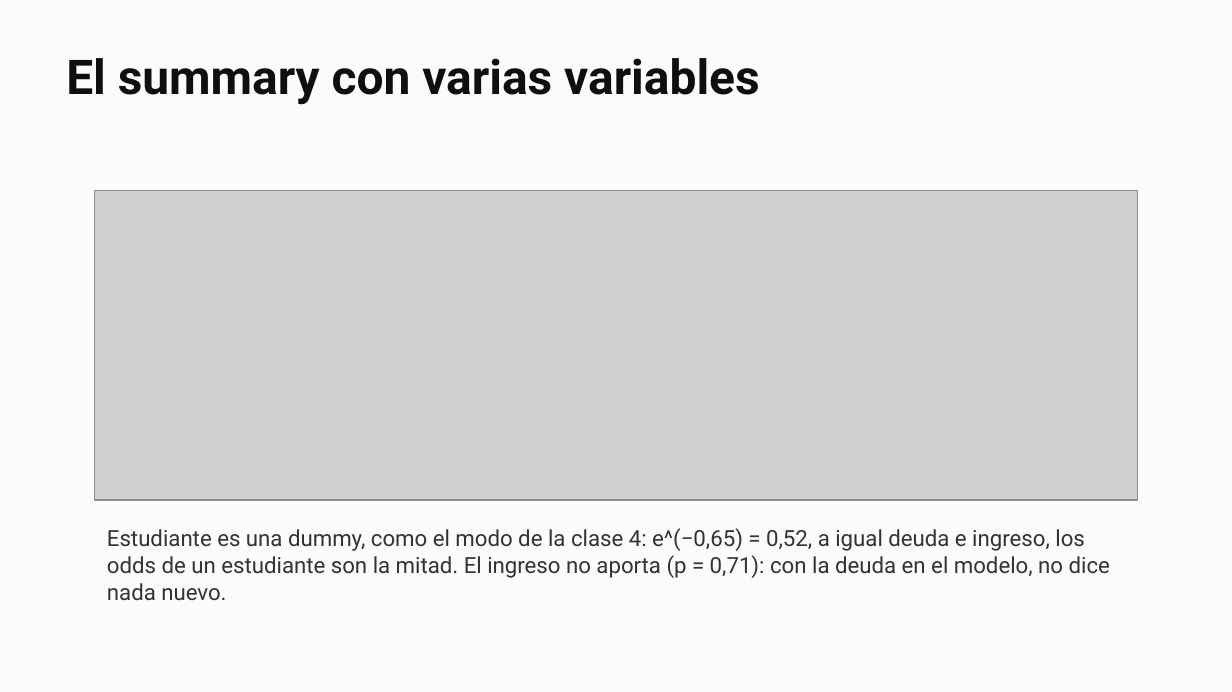
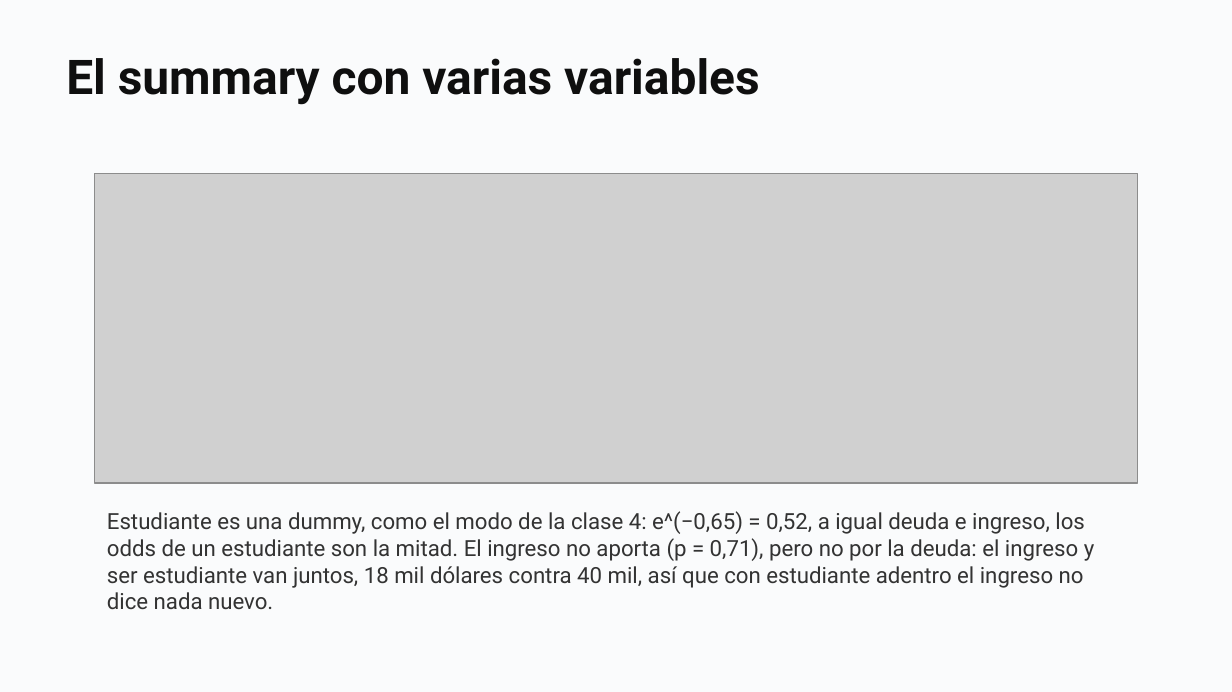
Before and after one commit to daniopitz/diplomado-cdd, a slide deck: slide 29 of presentaciones/clase06_regresion_logistica.pptx (slide 25 before the commit). Drawn at 1232x692 pixels with LibreOffice and Linux fonts; fonts in the diff are those of the drawing; grey boxes stand for pictures. Boxes give left, top, right and bottom in pixels: in the first picture for what was removed or moved away, otherwise in the second. Text is boxed around its words. In the diff, an @@ line names an element or a change of style, - is before the commit and + after.

Commit message:
Clase 6: deck editado a mano por Daniela (48 slides)

```diff
--- a/presentaciones/clase06_regresion_logistica.pptx
+++ b/presentaciones/clase06_regresion_logistica.pptx
@@ picture: place and size @@
-picture at bbox=[94, 191, 1137, 500]
+picture at bbox=[94, 174, 1137, 483]
@@ text at bbox=[107, 511, 1095, 610]: text changed @@
-Estudiante es una dummy, como el modo de la clase 4: e^(−0,65) = 0,52, a igual deuda e ingreso, los odds de un estudiante son la mitad. El ingreso no aporta (p = 0,71): con la deuda en el modelo, no dice nada nuevo.
+Estudiante es una dummy, como el modo de la clase 4: e^(−0,65) = 0,52, a igual deuda e ingreso, los odds de un estudiante son la mitad. El ingreso no aporta (p = 0,71), pero no por la deuda: el ingreso y ser estudiante van juntos, 18 mil dólares contra 40 mil, así que con estudiante adentro el ingreso no dice nada nuevo.
```
Also in this commit, not shown: 2 other slides changed, 5 slides added, 1 other file.
